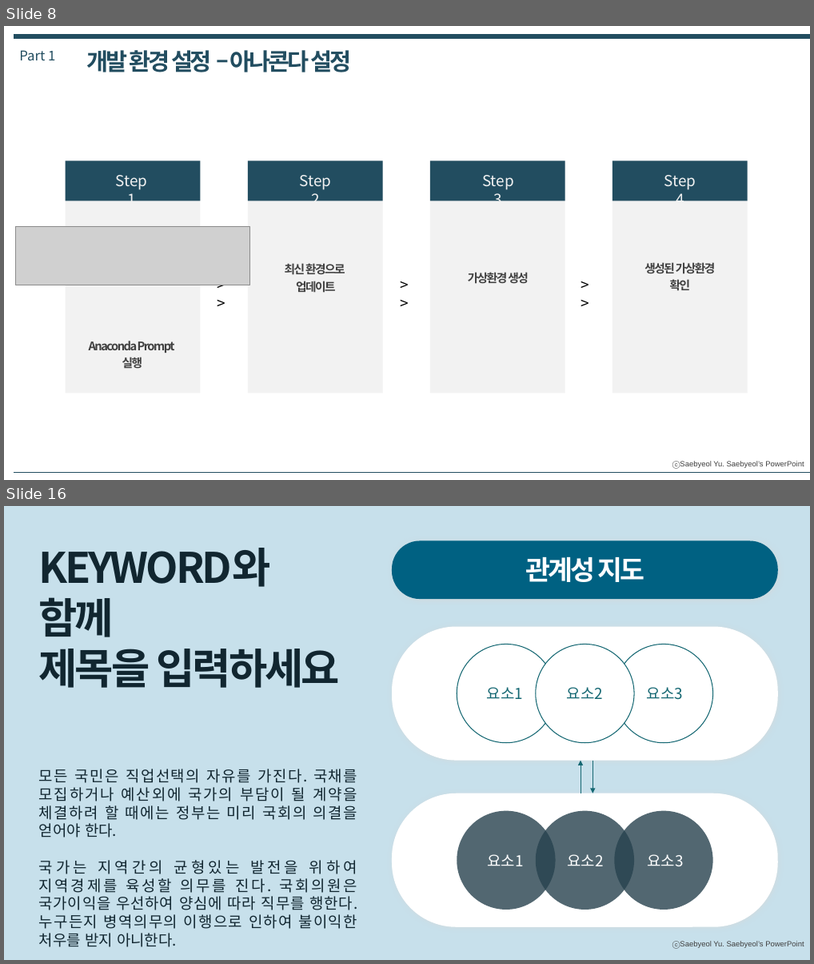
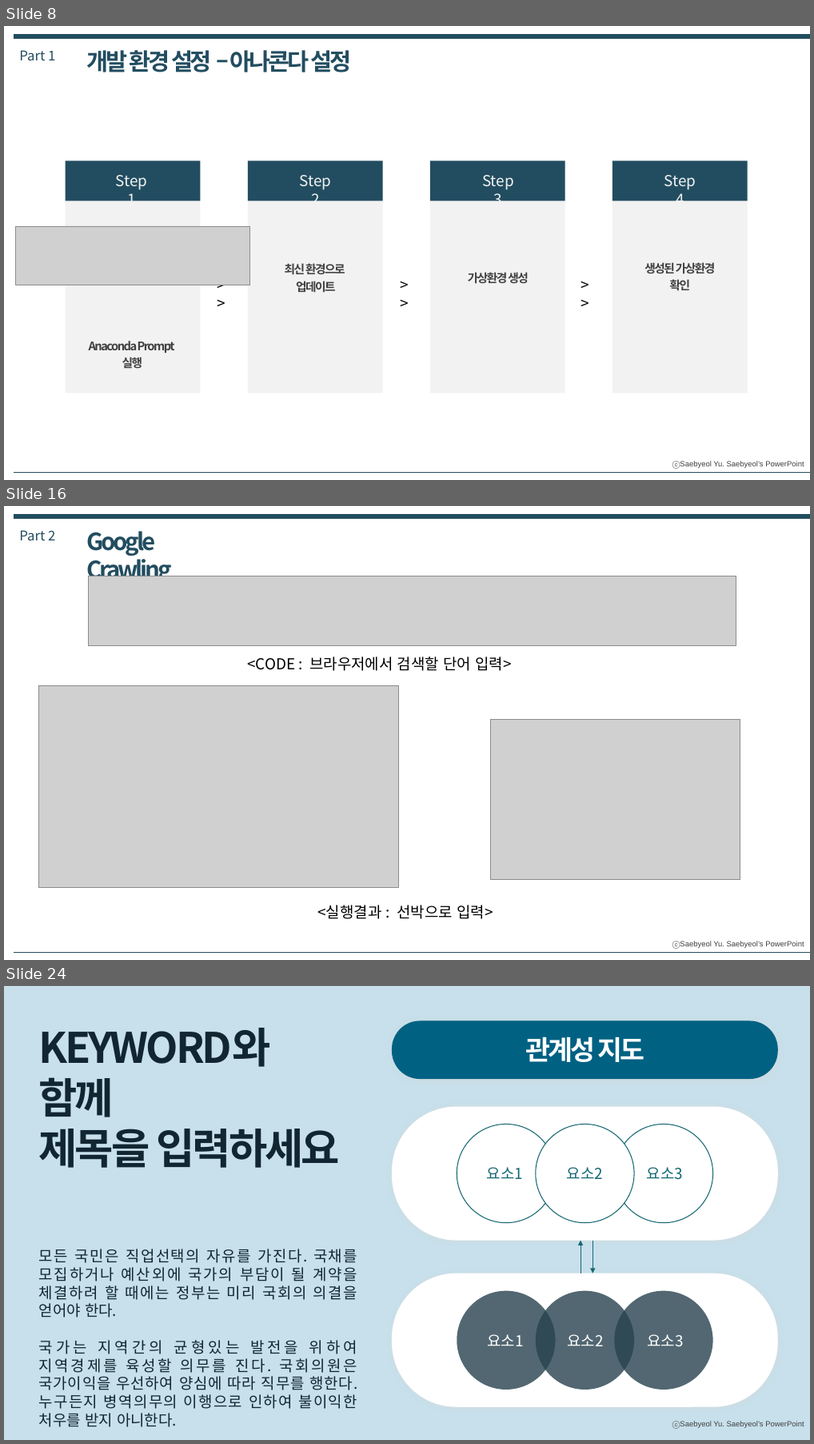
Before and after one commit to Busik-Kang/Busik-Kang.github.io, a slide deck: changwon/2022-2/datamining/발표 자료/(DataMining)20229350 강부식.pptx. Shown one above the other, each under a label of ours: slides 8 and 16 before the commit, slides 8, 16 and 24 after it; the slides between them are not shown. The pictures are 814x964 and 814x1444 pixels, drawn with LibreOffice and Linux fonts; fonts in the diff are those of the drawing; grey boxes stand for pictures. Boxes give left, top, right and bottom in pixels: in the first picture for what was removed or moved away, otherwise in the second. Text is boxed around its words. In the diff, an @@ line names an element or a change of style, - is before the commit and + after.

```diff
--- a/changwon/2022-2/datamining/발표 자료/(DataMining)20229350 강부식.pptx
+++ b/changwon/2022-2/datamining/발표 자료/(DataMining)20229350 강부식.pptx
@@ slide 16 added at (x1=4, y1=506, x2=810, y2=960), background #FFFFFF; not listed: 1 template element that a slide beside it also shows @@
@@ line added from (14, 517) to (810, 517), #224D60 6 pt @@
@@ text added at (x1=19, y1=530, x2=55, y2=540), 16 pt, text #224D60 @@
+Part 2
@@ text added at (x1=87, y1=531, x2=172, y2=585), 28 pt, text #224D60, bold @@
+Google Crawling
@@ picture added at (x1=89, y1=576, x2=737, y2=646) @@
@@ text added at (x1=247, y1=656, x2=511, y2=671), 18 pt, text #000000 @@
+<CODE : 브라우저에서 검색할 단어 입력>
@@ picture added at (x1=38, y1=685, x2=399, y2=887) @@
@@ picture added at (x1=490, y1=719, x2=740, y2=879) @@
@@ text added at (x1=318, y1=904, x2=493, y2=919), 18 pt, text #000000 @@
+<실행결과 : 선박으로 입력>
@@ line added from (14, 952) to (810, 952), #224D60 0.25 pt @@
@@ what was slide 16 is now slide 24 @@
```
Also in this commit, not shown: 1 slide changed, 11 other slides added, 4 slides removed, 7 other files.
